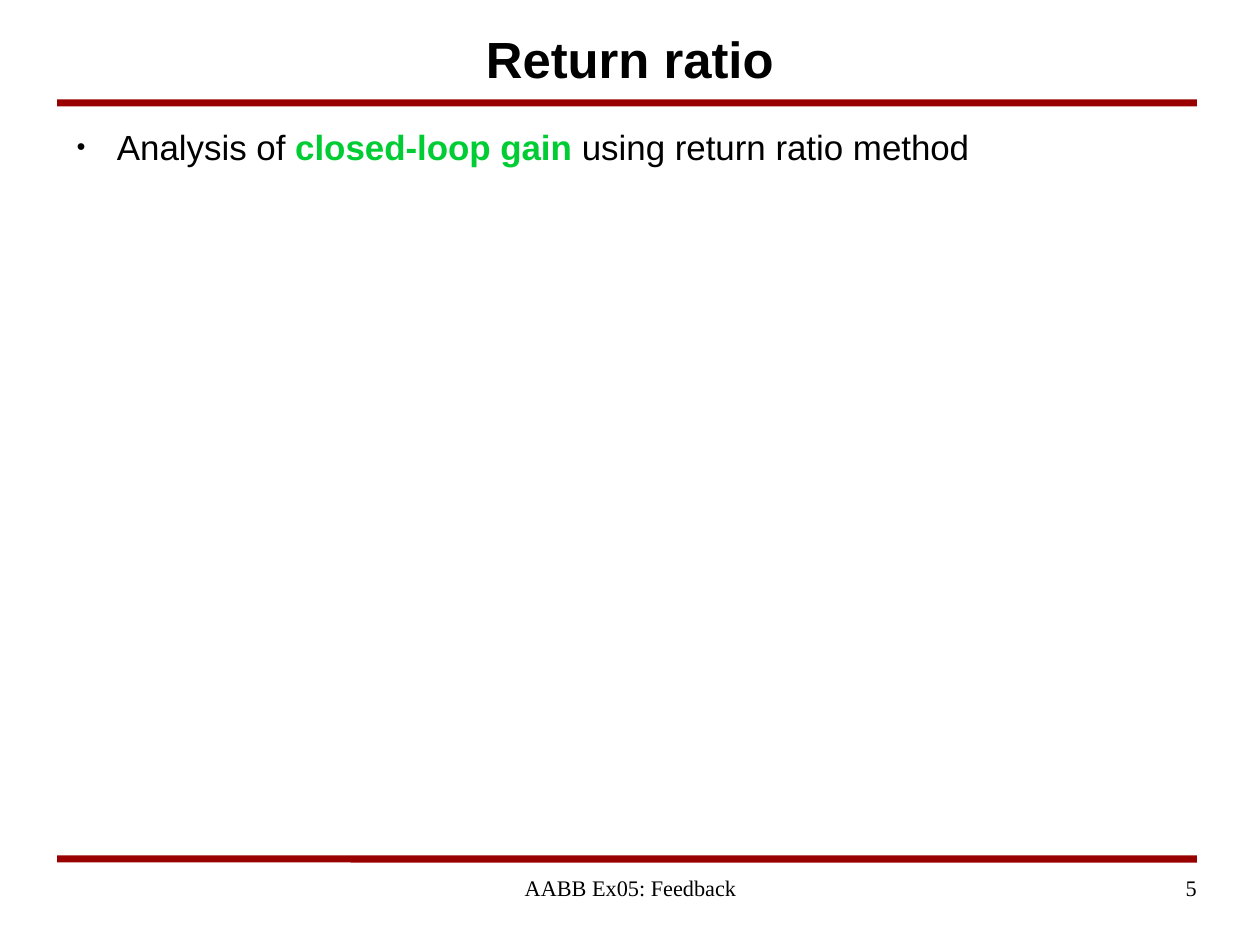
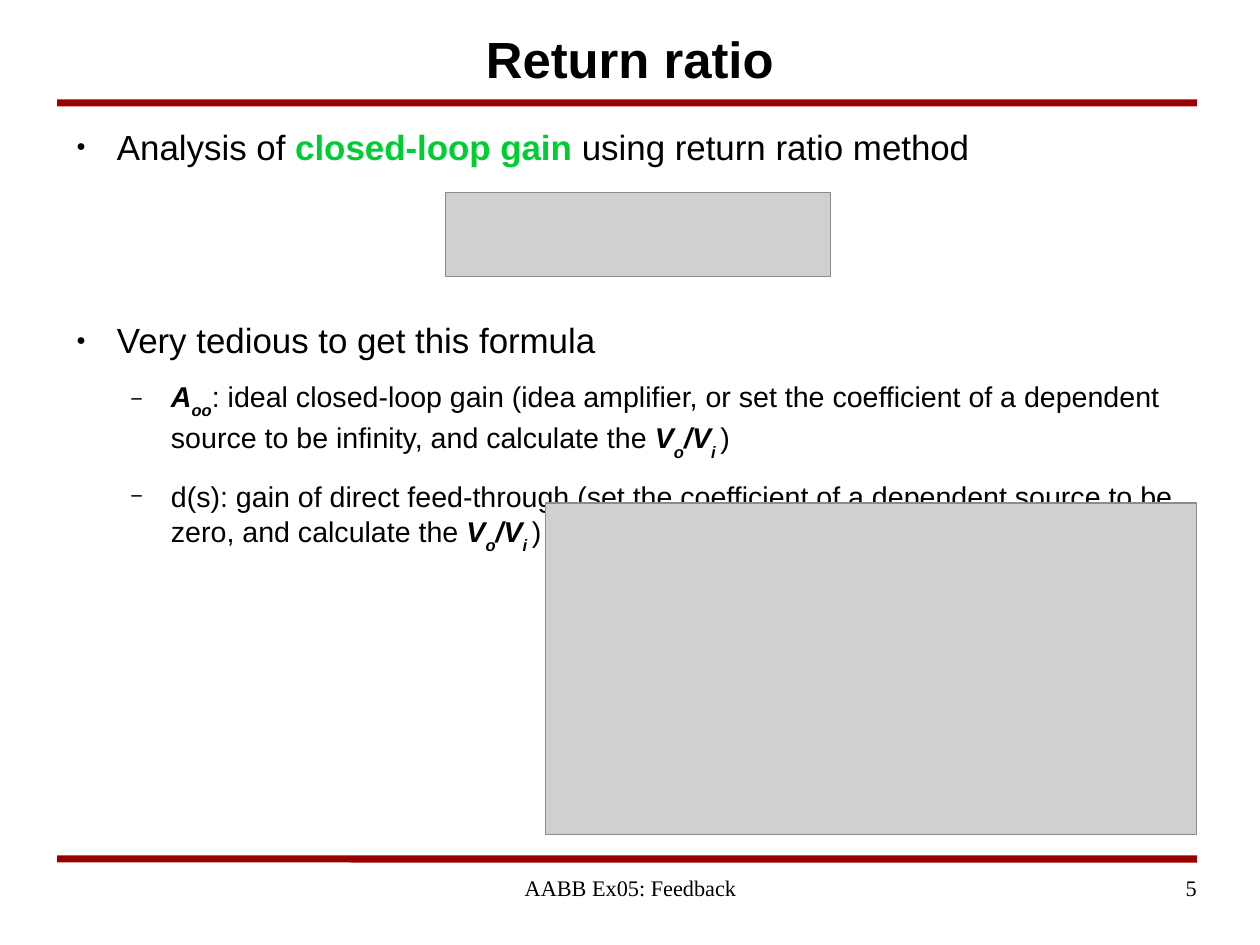
Before and after one commit to yuanzx10/Study, a slide deck: slide 5 of IntegratedCircuits/Notes/AABB_Exercise05_Feedback.odp. Drawn at 1260x945 pixels with LibreOffice and Linux fonts; fonts in the diff are those of the drawing; grey boxes stand for pictures; background and template pictures are left out. Boxes give left, top, right and bottom in pixels: in the first picture for what was removed or moved away, otherwise in the second. Text is boxed around its words. In the diff, an @@ line names an element or a change of style, - is before the commit and + after.

```diff
--- a/IntegratedCircuits/Notes/AABB_Exercise05_Feedback.odp
+++ b/IntegratedCircuits/Notes/AABB_Exercise05_Feedback.odp
@@ picture added at (446,192,831,277) @@
@@ text at (117,327,1172,546): paragraphs added @@
+● Very tedious to get this formula
+  − Aoo: ideal closed-loop gain (idea amplifier, or set the coefficient of a dependent source to be infinity, and calculate the Vo/Vi )
+  − d(s): gain of direct feed-through (set the coefficient of a dependent source to be zero, and calculate the Vo/Vi )
@@ picture added at (545,503,1197,835) @@
```
Also in this commit, not shown: 5 other slides changed, 1 slide removed.
